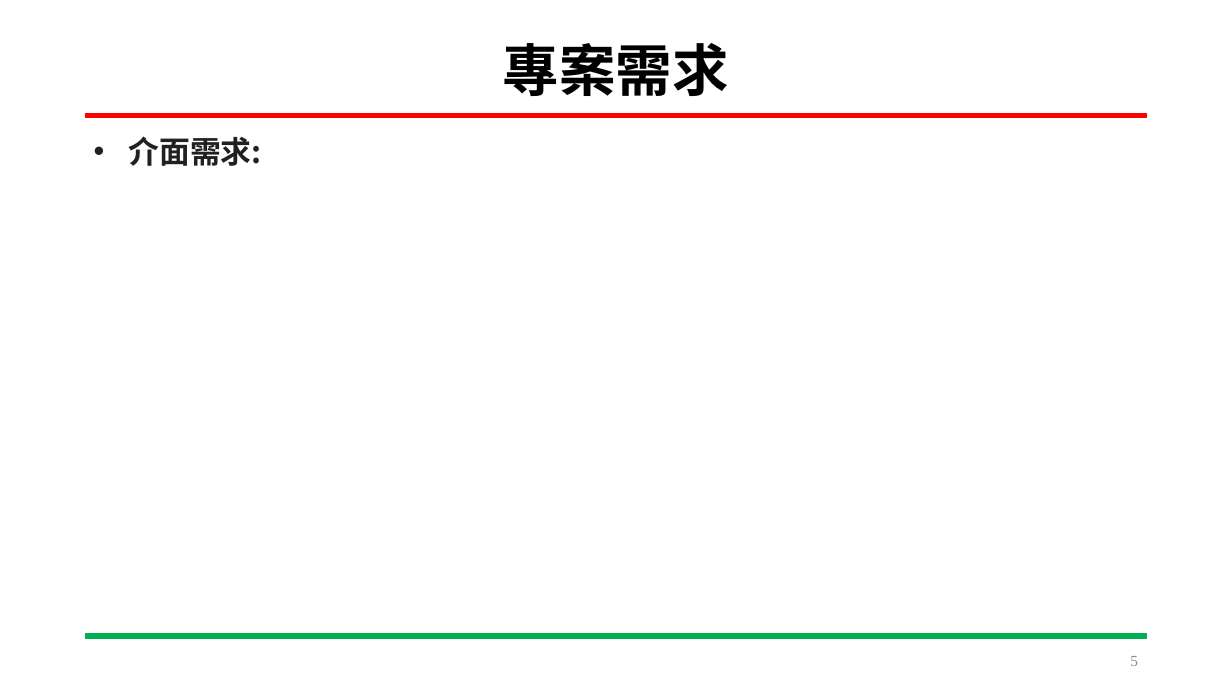
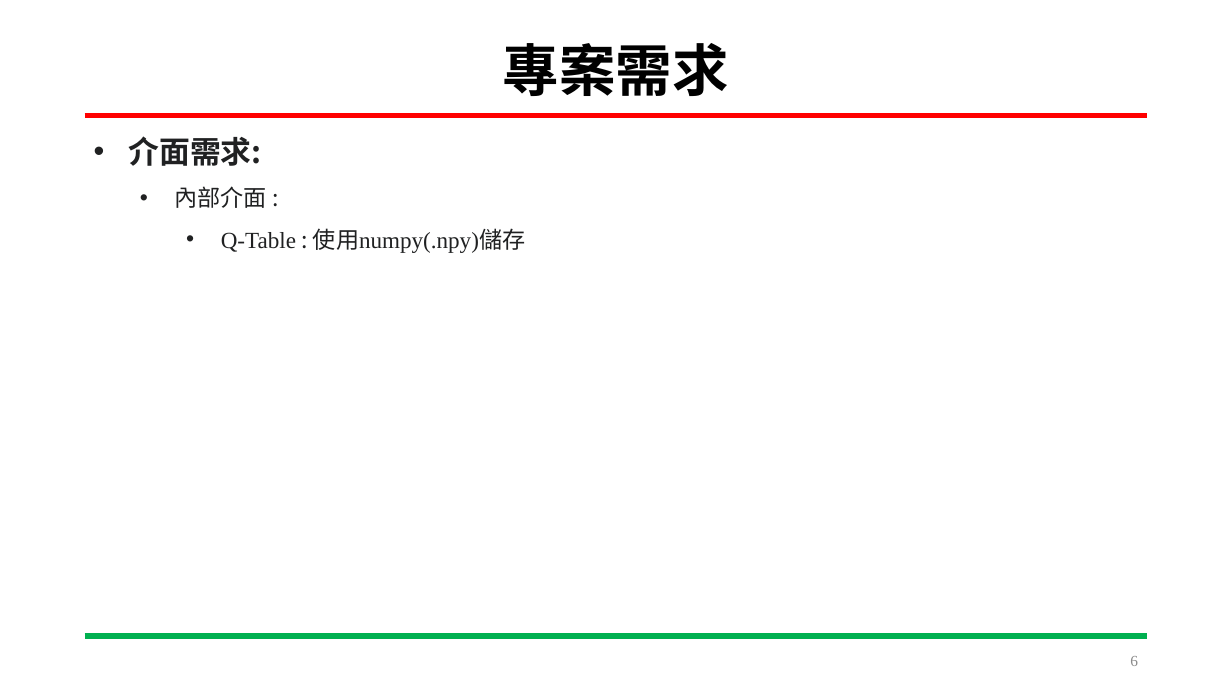
Before and after one commit to HOURFA/ML, a slide deck: slide 6 of final_project/DevelopmentLog/ML_finalproject.pptx (slide 5 before the commit). Drawn at 1232x693 pixels with LibreOffice and Linux fonts; fonts in the diff are those of the drawing. Boxes give left, top, right and bottom in pixels: in the first picture for what was removed or moved away, otherwise in the second. Text is boxed around its words. In the diff, an @@ line names an element or a change of style, - is before the commit and + after.

```diff
--- a/final_project/DevelopmentLog/ML_finalproject.pptx
+++ b/final_project/DevelopmentLog/ML_finalproject.pptx
@@ text at (175, 186, 525, 253): paragraphs added @@
+  • 內部介面 :
+    • Q-Table : 使用numpy(.npy)儲存
@@ page number at (1130, 656, 1138, 666): text changed @@
-5
+6
```
Also in this commit, not shown: 7 other slides changed, 4 slides added.
